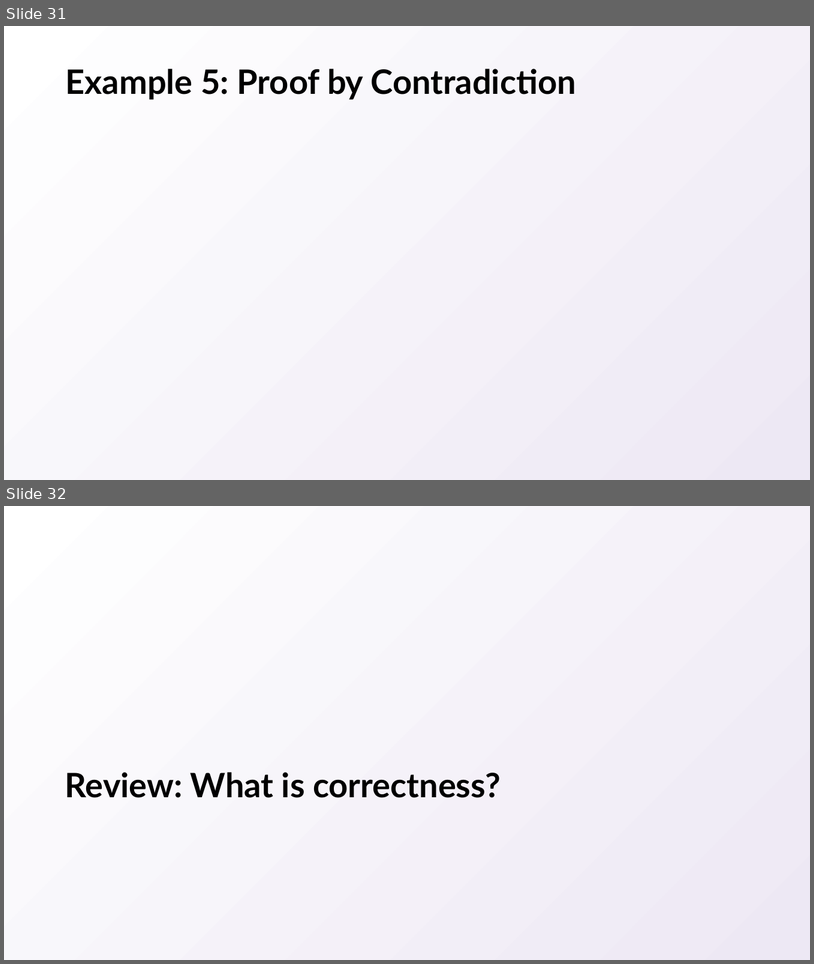
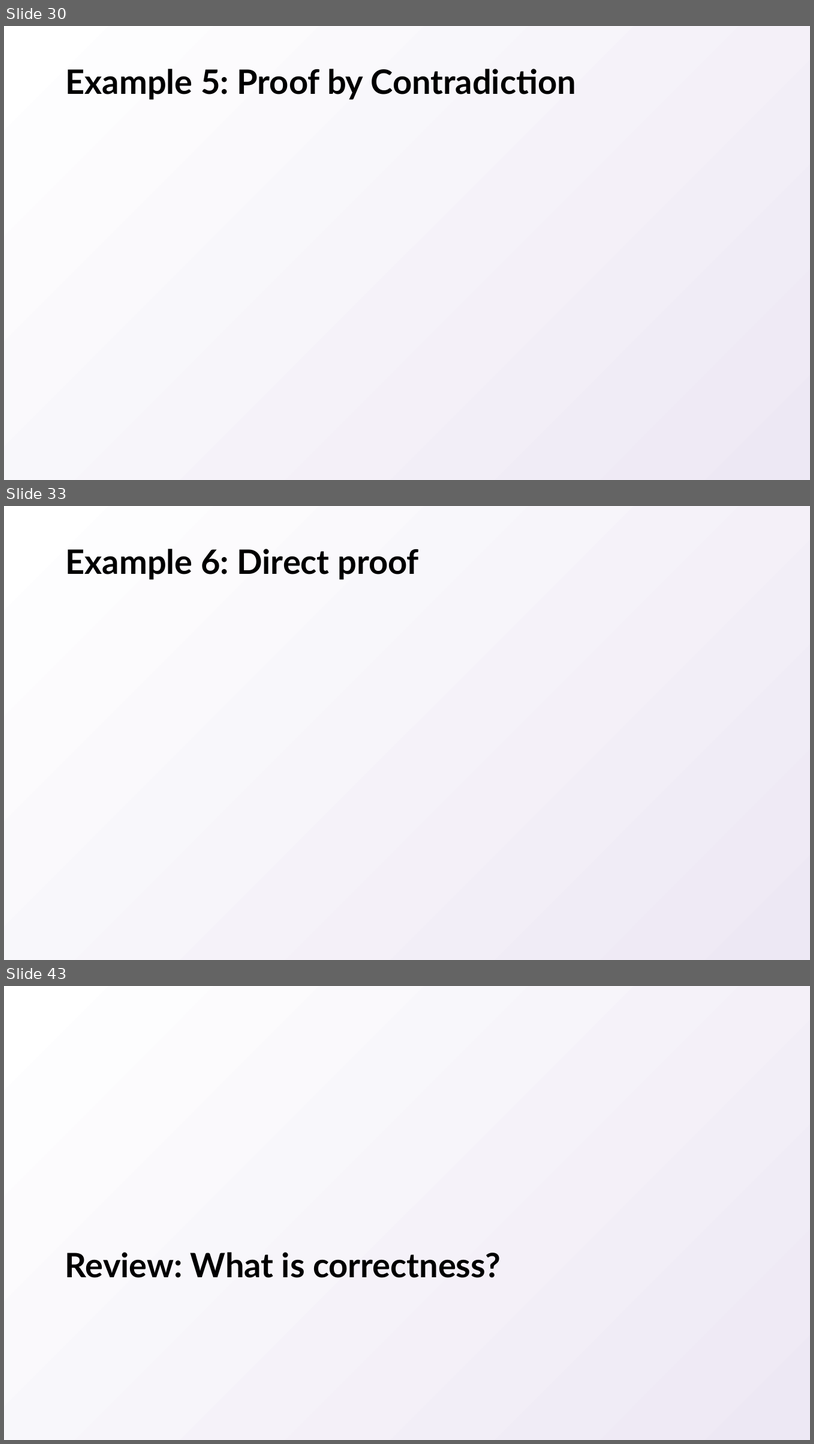
Before and after one commit to natebrunelle/cse417, a slide deck: markdown/files/slides/03.pptx. Shown one above the other, each under a label of ours: slides 31 and 32 before the commit, slides 30, 33 and 43 after it; the slides between them are not shown. The pictures are 814x964 and 814x1444 pixels, drawn with LibreOffice and Linux fonts; fonts in the diff are those of the drawing; grey boxes stand for pictures. Boxes give left, top, right and bottom in pixels: in the first picture for what was removed or moved away, otherwise in the second. Text is boxed around its words. In the diff, an @@ line names an element or a change of style, - is before the commit and + after.

```diff
--- a/markdown/files/slides/03.pptx
+++ b/markdown/files/slides/03.pptx
@@ slide 33 added at (4,506,810,960), background gradient #FFFFFF to #EDE8F4 @@
@@ title added at (65,549,419,580), 40 pt, text #000000, bold @@
+Example 6: Direct proof
@@ what was slide 31 is now slide 30 @@
@@ what was slide 32 is now slide 43 @@
```
Also in this commit, not shown: 5 slides changed, 10 other slides added, 2 other files.
